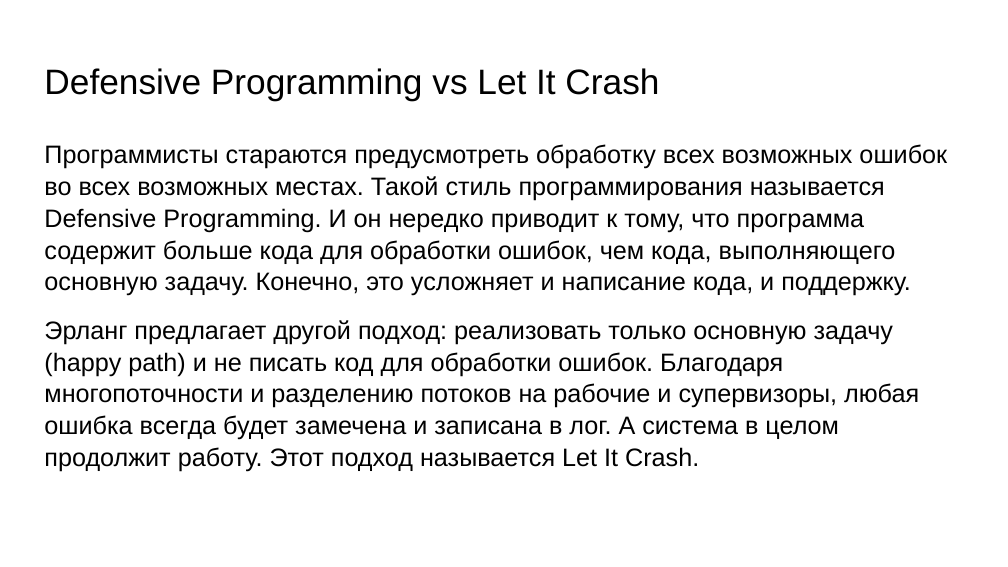
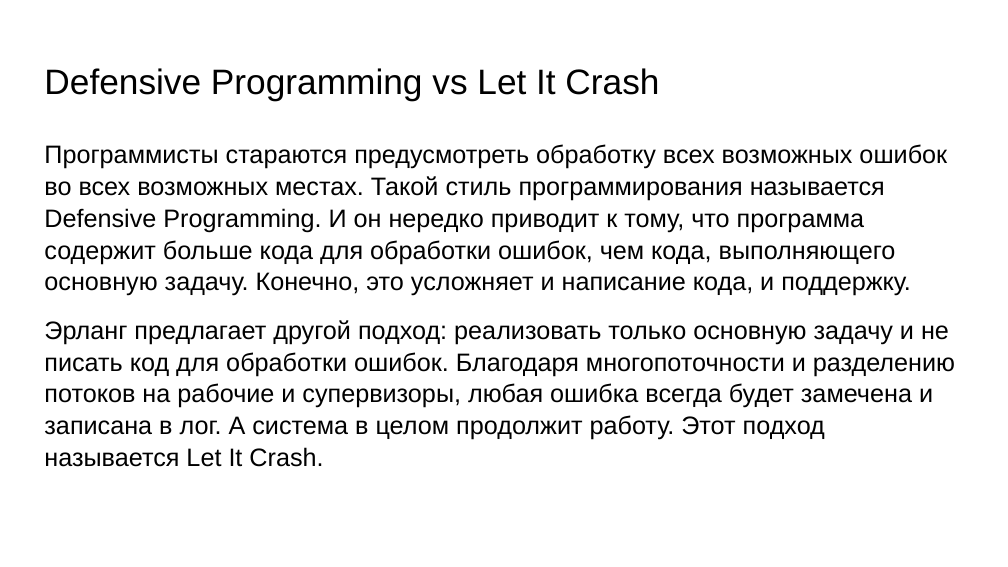
Before and after one commit to Samirox66/erlang, a slide deck: slide 2 of src/lec7_exceptions_07-11/exceptions.pptx. Drawn at 1008x567 pixels with LibreOffice and Linux fonts; fonts in the diff are those of the drawing. Boxes give left, top, right and bottom in pixels: in the first picture for what was removed or moved away, otherwise in the second. Text is boxed around its words. In the diff, an @@ line names an element or a change of style, - is before the commit and + after.

Commit message:
fix presentations

```diff
--- a/src/lec7_exceptions_07-11/exceptions.pptx
+++ b/src/lec7_exceptions_07-11/exceptions.pptx
@@ text at bbox=[44, 320, 955, 467]: text changed @@
-Эрланг предлагает другой подход: реализовать только основную задачу (happy path) и не писать код для обработки ошибок. Благодаря многопоточности и разделению потоков на рабочие и супервизоры, любая ошибка всегда будет замечена и записана в лог. А система в целом продолжит работу. Этот подход называется Let It Crash.
+Эрланг предлагает другой подход: реализовать только основную задачу и не писать код для обработки ошибок. Благодаря многопоточности и разделению потоков на рабочие и супервизоры, любая ошибка всегда будет замечена и записана в лог. А система в целом продолжит работу. Этот подход называется Let It Crash.
```
